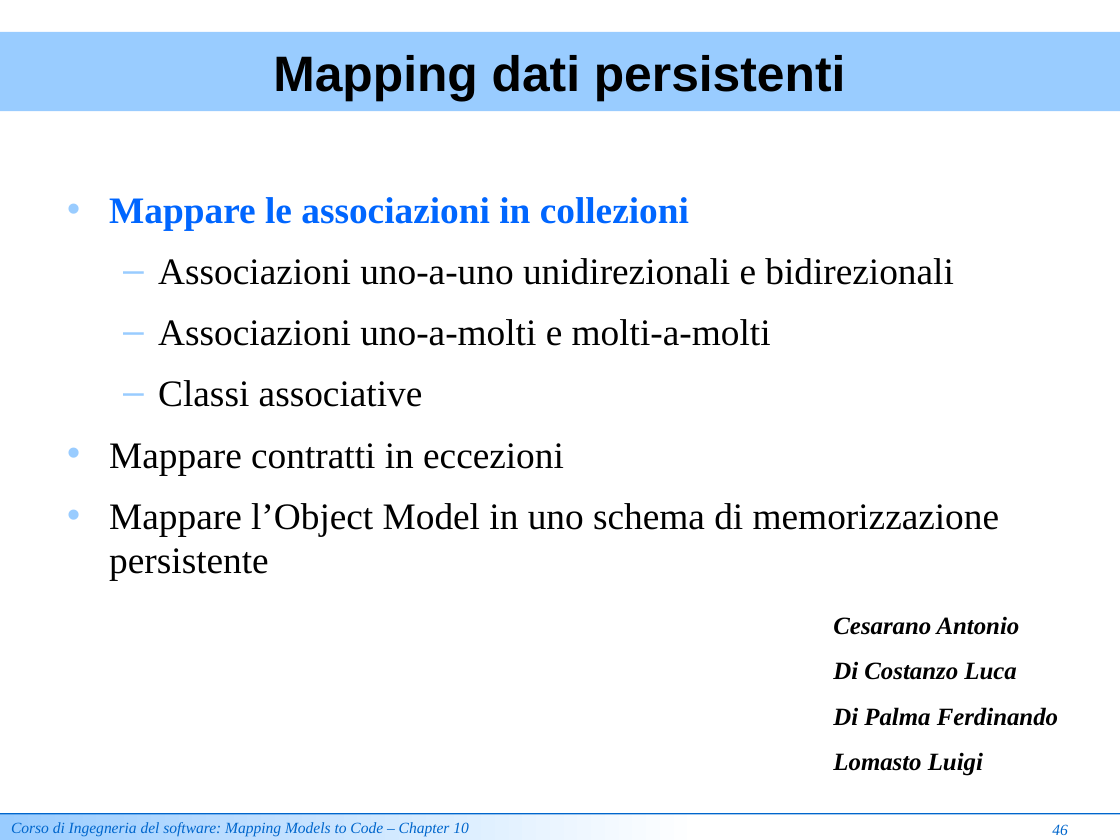
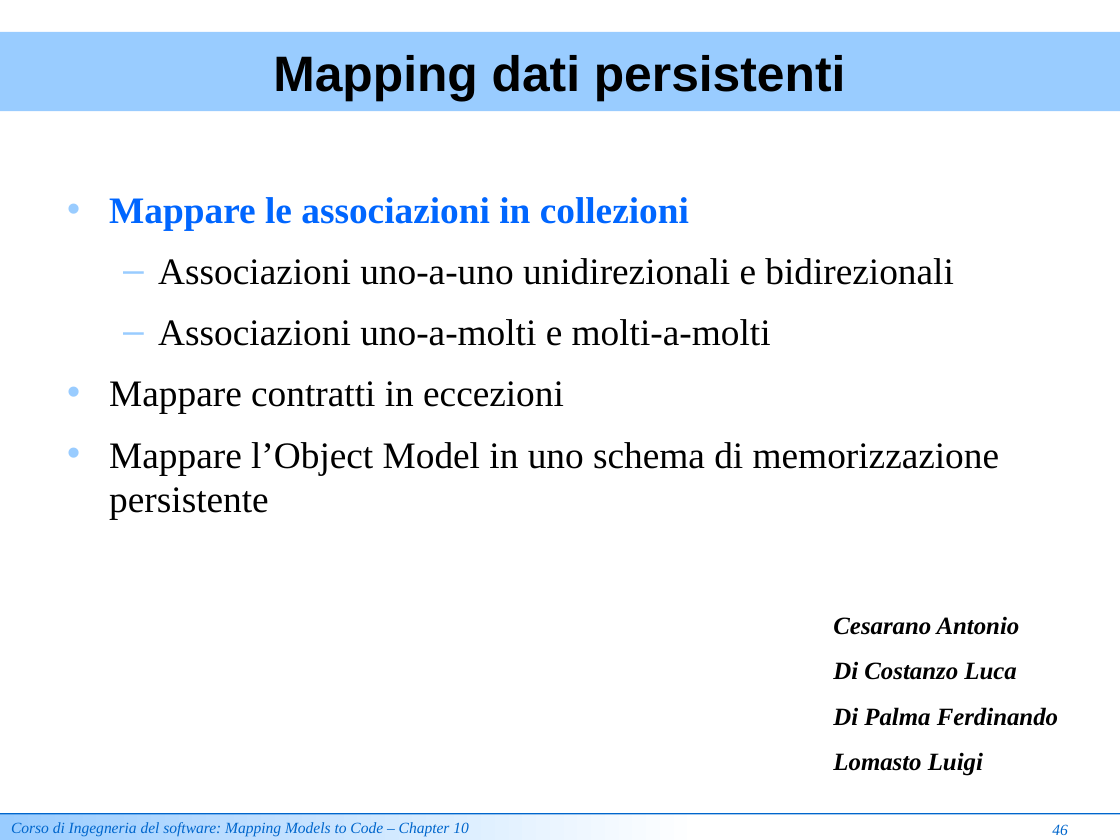
Before and after one commit to ammirate/at-silo, a slide deck: slide 1 of documenti_comuni/Lezione Mapping Models To Code [Review].ppt. Drawn at 1120x840 pixels with LibreOffice and Linux fonts; fonts in the diff are those of the drawing. Boxes give left, top, right and bottom in pixels: in the first picture for what was removed or moved away, otherwise in the second. Text is boxed around its words. In the diff, an @@ line names an element or a change of style, - is before the commit and + after.

```diff
--- a/documenti_comuni/Lezione Mapping Models To Code [Review].ppt
+++ b/documenti_comuni/Lezione Mapping Models To Code [Review].ppt
@@ text at (158,380,423,407): paragraph removed @@
-  – Classi associative
```
Also in this commit, not shown: 4 other slides changed, 2 slides added, 4 slides removed.
